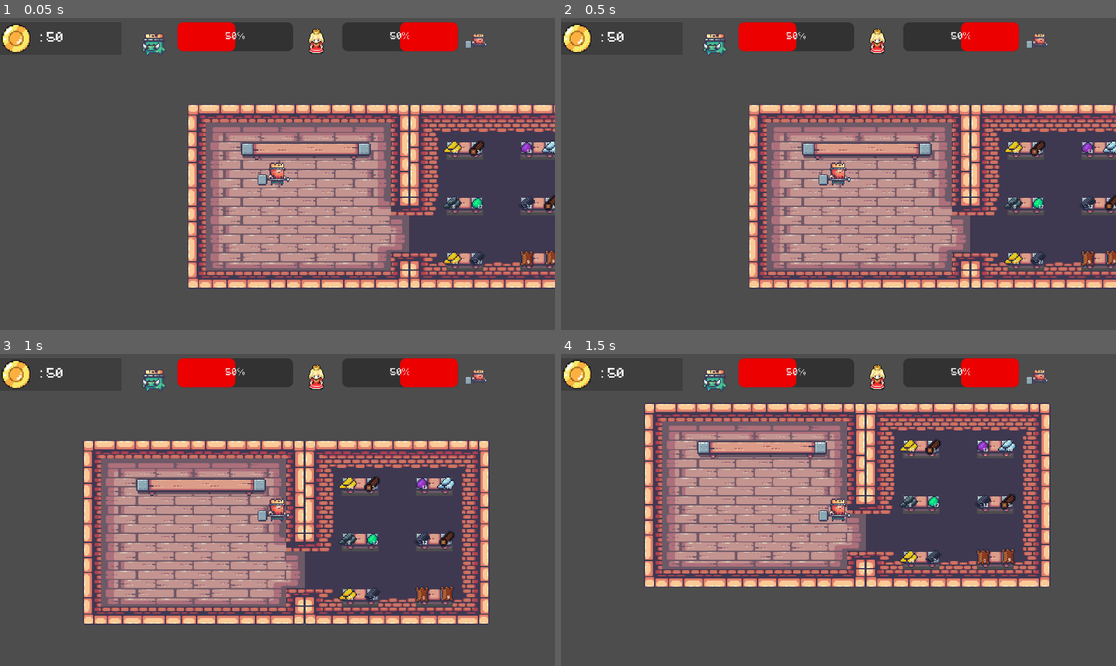
Above: before the commit, frames 1-4 (two rows, left to right).
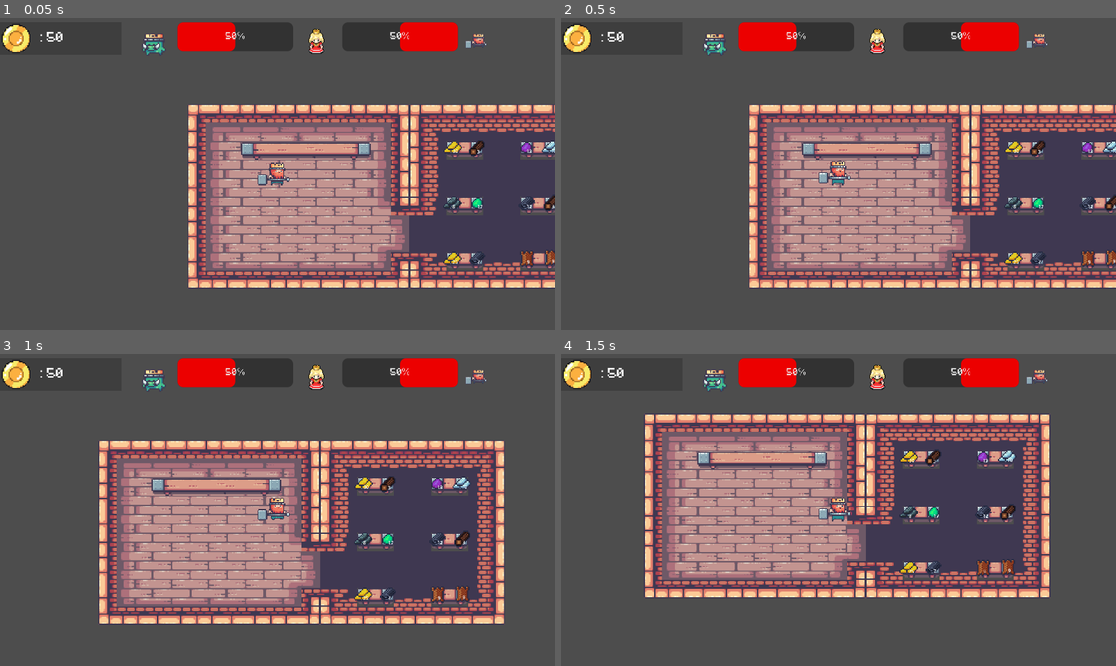
Above: after the commit, the same moments.

Repository: gogolum/GameJam2023
Game: Godot game, scene res://Scene/Main/main_level.tscn
The game is run twice, just before and just after one commit, with the same random seed, the same clock (stepped at 60 frames per second) and the same inputs.
Inputs:
- Up to frame 1 (0.05 s): no input
- Up to frame 2 (0.5 s): no input
- Up to frame 3 (1 s): hold D (right) from 0.53 s (still down); tap Space (craft) at 0.6 s
- Up to frame 4 (1.5 s): release D (right) at 1.28 s; hold S (down) from 1.28 s (still down); tap E (interact) at 1.35 s

Frame 1 is identical in both runs. In frame 2, 0.2% of the frame differs, in the area x 46-53%, y 45-54%; in frame 3, 19%; in frame 4, 26%, in the area x 14-89%, y 16-78%.

Commit message:
playermouvement final

Diff:
--- a/Scene/Player/player.gd
+++ b/Scene/Player/player.gd
@@ -5,11 +5,12 @@
 var canCarry = false
 var Carry = false
 var carried : Area2D
+var  changed_scale = false
 
 #constant
-var speed = 1400
-var acceleration = 1200
-var deceleration = 100
+var speed = 1000
+var acceleration = 800
+var deceleration = 200
 var axis = Vector2.ZERO
 
 func _ready():
@@ -47,5 +48,16 @@
 	axis = axis.normalized() * speed
 
 	velocity = velocity.lerp(axis, 0.1)
-
+	if abs(velocity.x) > 250 :
+		$AnimatedSprite2D/AnimationPlayer.play('Walk')
+	else:
+		$AnimatedSprite2D/AnimationPlayer.play('Idle')
+	if Input.is_action_pressed("left"):
+		if (!changed_scale):
+			scale.x=-3.0
+			changed_scale=true
+	elif Input.is_action_pressed("right"):
+		if (changed_scale):
+			scale.x=-3.0
+			changed_scale=false
 	move_and_slide()
--- a/Scene/Player/player.tscn
+++ b/Scene/Player/player.tscn
@@ -118,12 +118,7 @@
 "texture": SubResource("AtlasTexture_5i1sp")
 }],
 "loop": true,
-"name": &"Idle",
-"speed": 5.0
-}, {
-"frames": [],
-"loop": true,
-"name": &"Idle_1",
+"name": &"Idling",
 "speed": 5.0
 }, {
 "frames": [{
@@ -156,43 +151,98 @@
 "speed": 5.0
 }]
 
-[sub_resource type="Animation" id="Animation_j5y4y"]
-resource_name = "Idle"
-length = 1.33334
+[sub_resource type="Animation" id="Animation_p1si4"]
+resource_name = "Walk"
+length = 0.466668
 loop_mode = 1
-step = 0.0333333
+step = 0.00833333
 tracks/0/type = "value"
 tracks/0/imported = false
 tracks/0/enabled = true
-tracks/0/path = NodePath(".:frame")
+tracks/0/path = NodePath(".:animation")
 tracks/0/interp = 1
 tracks/0/loop_wrap = true
 tracks/0/keys = {
-"times": PackedFloat32Array(0, 0.133333, 0.266667, 0.4, 0.533333, 0.666667, 0.8, 0.933333, 1.06667, 1.2, 1.33333),
-"transitions": PackedFloat32Array(1, 1, 1, 1, 1, 1, 1, 1, 1, 1, 1),
-"update": 1,
-"values": [0, 1, 2, 3, 4, 5, 6, 7, 8, 9, 10]
-}
-
-[sub_resource type="Animation" id="Animation_c27pg"]
+"times": PackedFloat32Array(0.0833333),
+"transitions": PackedFloat32Array(1),
+"update": 1,
+"values": [&"Walking"]
+}
+tracks/1/type = "value"
+tracks/1/imported = false
+tracks/1/enabled = true
+tracks/1/path = NodePath(".:frame")
+tracks/1/interp = 1
+tracks/1/loop_wrap = true
+tracks/1/keys = {
+"times": PackedFloat32Array(0, 0.0666667, 0.133333, 0.2, 0.266667, 0.333333, 0.4, 0.466667),
+"transitions": PackedFloat32Array(1, 1, 1, 1, 1, 1, 1, 1),
+"update": 1,
+"values": [0, 1, 2, 3, 4, 5, 6, 7]
+}
+
+[sub_resource type="Animation" id="Animation_v2mb5"]
 length = 0.001
 tracks/0/type = "value"
 tracks/0/imported = false
 tracks/0/enabled = true
-tracks/0/path = NodePath(".:frame")
+tracks/0/path = NodePath(".:animation")
 tracks/0/interp = 1
 tracks/0/loop_wrap = true
 tracks/0/keys = {
 "times": PackedFloat32Array(0),
 "transitions": PackedFloat32Array(1),
 "update": 1,
+"values": [&"Walking"]
+}
+tracks/1/type = "value"
+tracks/1/imported = false
+tracks/1/enabled = true
+tracks/1/path = NodePath(".:frame")
+tracks/1/interp = 1
+tracks/1/loop_wrap = true
+tracks/1/keys = {
+"times": PackedFloat32Array(0),
+"transitions": PackedFloat32Array(1),
+"update": 1,
 "values": [0]
+}
+
+[sub_resource type="Animation" id="Animation_qymyd"]
+resource_name = "Idle"
+length = 0.666668
+loop_mode = 1
+step = 0.00833333
+tracks/0/type = "value"
+tracks/0/imported = false
+tracks/0/enabled = true
+tracks/0/path = NodePath(".:animation")
+tracks/0/interp = 1
+tracks/0/loop_wrap = true
+tracks/0/keys = {
+"times": PackedFloat32Array(0),
+"transitions": PackedFloat32Array(1),
+"update": 1,
+"values": [&"Idling"]
+}
+tracks/1/type = "value"
+tracks/1/imported = false
+tracks/1/enabled = true
+tracks/1/path = NodePath(".:frame")
+tracks/1/interp = 1
+tracks/1/loop_wrap = true
+tracks/1/keys = {
+"times": PackedFloat32Array(0, 0.0666667, 0.133333, 0.2, 0.266667, 0.333333, 0.4, 0.466667, 0.533333, 0.6, 0.666667),
+"transitions": PackedFloat32Array(1, 1, 1, 1, 1, 1, 1, 1, 1, 1, 1),
+"update": 1,
+"values": [0, 1, 2, 3, 4, 5, 6, 7, 8, 9, 10]
 }
 
 [sub_resource type="AnimationLibrary" id="AnimationLibrary_7keaj"]
 _data = {
-"Idle": SubResource("Animation_j5y4y"),
-"RESET": SubResource("Animation_c27pg")
+"Idle": SubResource("Animation_qymyd"),
+"RESET": SubResource("Animation_v2mb5"),
+"Walk": SubResource("Animation_p1si4")
 }
 
 [sub_resource type="RectangleShape2D" id="RectangleShape2D_fyluw"]
@@ -205,17 +255,17 @@
 font = ExtResource("4_0r34l")
 
 [node name="Player" type="CharacterBody2D"]
+scale = Vector2(-1, 1)
 collision_mask = 7
 script = ExtResource("1_ottsi")
 
 [node name="AnimatedSprite2D" type="AnimatedSprite2D" parent="."]
 position = Vector2(7, -2)
 sprite_frames = SubResource("SpriteFrames_rir6y")
-animation = &"Idle"
+animation = &"Walking"
 metadata/_edit_lock_ = true
 
-[node name="AnimationPlayer" type="AnimationPlayer" parent="."]
-root_node = NodePath("../AnimatedSprite2D")
+[node name="AnimationPlayer" type="AnimationPlayer" parent="AnimatedSprite2D"]
 libraries = {
 "": SubResource("AnimationLibrary_7keaj")
 }
Not shown: 1 places in Scene/Player/player.tscn that only renumber resources
